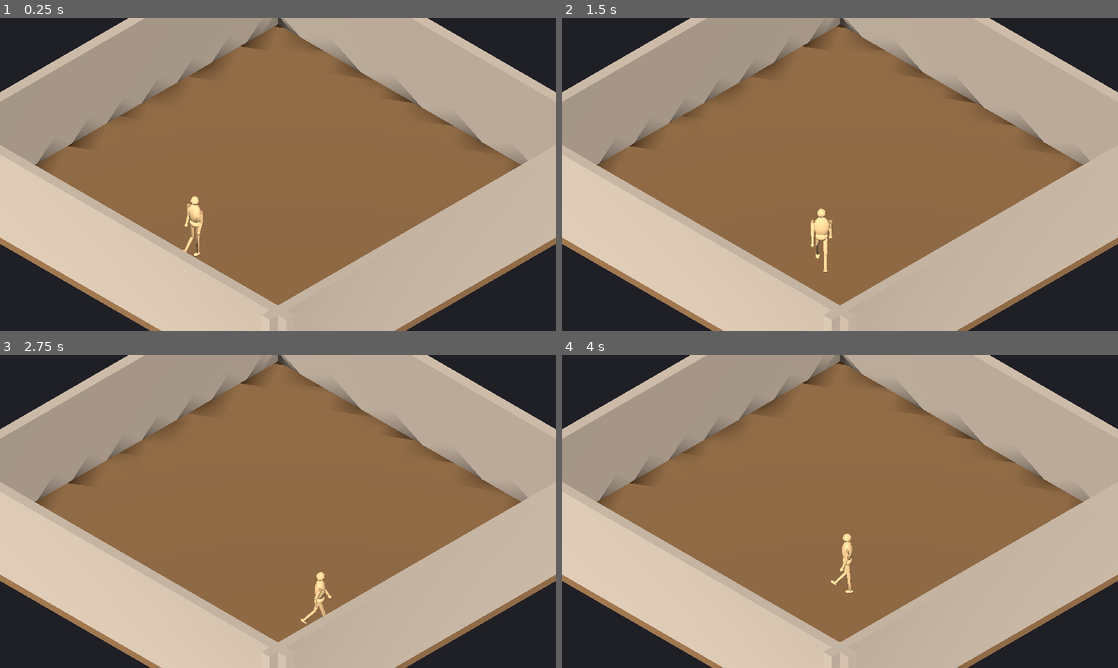
Above: before the commit, frames 1-4 (two rows, left to right).
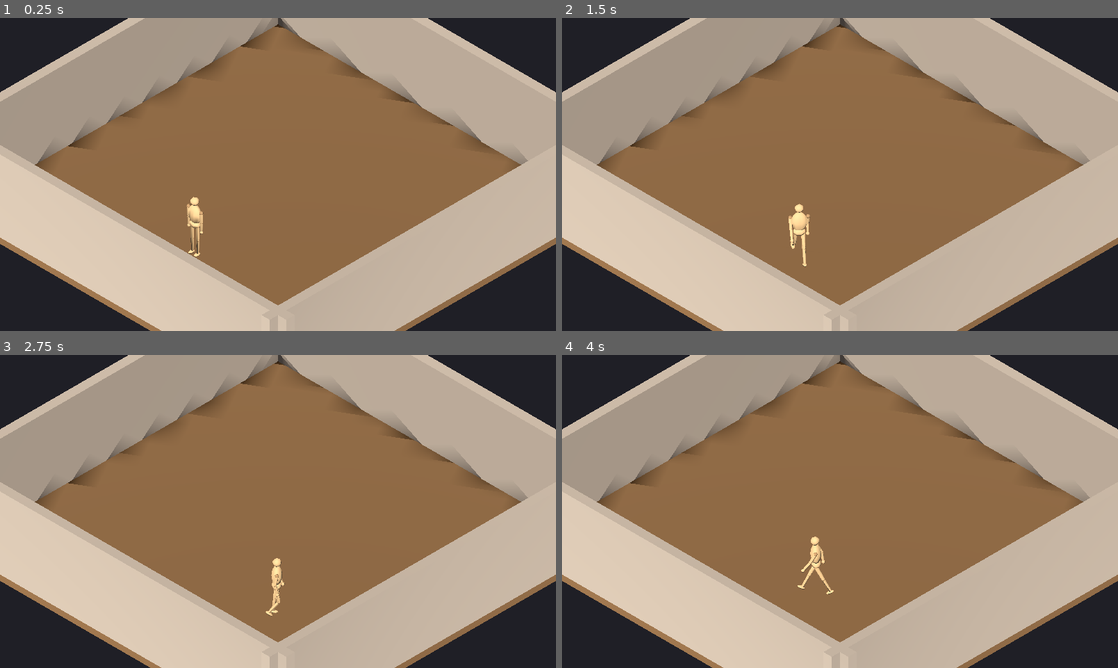
Above: after the commit, the same moments.

Repository: hieubqdsm/crime-in-clock-tower
Game: Godot game, scene res://scenes/main/Main.tscn
Same seed, same stepped clock (60 frames per second), same inputs: the game is played once before the commit and once after it.
Inputs:
- Up to frame 1 (0.25 s): no input
- Up to frame 2 (1.5 s): tap Enter at 0.5 s; hold D (move_right) 0.53-1.28 s; hold S (move_down) from 1.28 s (still down)
- Up to frame 3 (2.75 s): release S (move_down) at 2.03 s; hold D (move_right) from 2.03 s (still down)
- Up to frame 4 (4 s): release D (move_right) at 2.78 s; hold W (move_up) 2.78-3.53 s; hold A (move_left) from 3.53 s (still down)

The runs differ from the first frame. In frame 1, 0.1% of the frame differs, in the area x 32-37%, y 56-77%; in frame 2, 0.7%, in the area x 40-49%, y 59-82%; in frame 3, 0.5%; in frame 4, 0.6%.

Commit message:
F-001 polish: fix forward-folding R knee, smoothstep joints, Idle clip + AnimationTree crossfades, smooth turns — headless 10/10, web verified

Diff:
--- a/project.godot
+++ b/project.godot
@@ -1,5 +1,10 @@
 ; Engine configuration file.
-; Generated/written directly by the agent (headless policy, AGENTS.md §0.2).
+; It's best edited using the editor UI and not directly,
+; since the parameters that go here are not all obvious.
+;
+; Format:
+;   [section] ; section goes between []
+;   param=value ; assign values to parameters
 
 config_version=5
 
--- a/scenes/player/Player.tscn
+++ b/scenes/player/Player.tscn
@@ -1,7 +1,8 @@
-[gd_scene load_steps=4 format=3]
+[gd_scene load_steps=5 format=3]
 
 [ext_resource type="Script" path="res://scenes/player/player.gd" id="1_player"]
 [ext_resource type="PackedScene" path="res://assets/models/mannequin.glb" id="2_mannequin"]
+[ext_resource type="Resource" path="res://scenes/player/mannequin_fsm.tres" id="3_fsm"]
 
 [sub_resource type="CapsuleShape3D" id="capsule_shape"]
 radius = 0.28
@@ -12,6 +13,10 @@
 
 [node name="Mannequin" parent="." instance=ExtResource("2_mannequin")]
 
+[node name="AnimTree" type="AnimationTree" parent="."]
+tree_root = ExtResource("3_fsm")
+anim_player = NodePath("../Mannequin/AnimationPlayer")
+
 [node name="CollisionShape3D" type="CollisionShape3D" parent="."]
 transform = Transform3D(1, 0, 0, 0, 1, 0, 0, 0, 1, 0, 0.9, 0)
 shape = SubResource("capsule_shape")
--- /dev/null
+++ b/scenes/player/mannequin_fsm.tres
@@ -0,0 +1,20 @@
+[gd_resource type="AnimationNodeStateMachine" format=3]
+
+[sub_resource type="AnimationNodeAnimation" id="AnimationNodeAnimation_ute0t"]
+animation = &"Idle"
+
+[sub_resource type="AnimationNodeAnimation" id="AnimationNodeAnimation_ngjva"]
+animation = &"Walk"
+
+[sub_resource type="AnimationNodeStateMachineTransition" id="AnimationNodeStateMachineTransition_qs458"]
+xfade_time = 0.12
+
+[sub_resource type="AnimationNodeStateMachineTransition" id="AnimationNodeStateMachineTransition_ypd4k"]
+xfade_time = 0.2
+
+[resource]
+states/Idle/node = SubResource("AnimationNodeAnimation_ute0t")
+states/Idle/position = Vector2(100, 100)
+states/Walk/node = SubResource("AnimationNodeAnimation_ngjva")
+states/Walk/position = Vector2(340, 100)
+transitions = ["Idle", "Walk", SubResource("AnimationNodeStateMachineTransition_qs458"), "Walk", "Idle", SubResource("AnimationNodeStateMachineTransition_ypd4k")]
--- a/scenes/player/player.gd
+++ b/scenes/player/player.gd
@@ -6,21 +6,33 @@
 ## floor plane: "up" on the keyboard always moves up-screen in the isometric
 ## view, whichever way the camera is aimed. The model itself faces +Z
 ## (built facing -Y in Blender; see tools/blender/make_mannequin.py).
+##
+## Animations run through an AnimationTree state machine ($AnimTree +
+## mannequin_fsm.tres): Idle <-> Walk with xfade crossfades, and the model
+## heading eases toward the movement direction (no instant snaps).
 
-## The glb clip is authored "Walk_loop"; Godot's importer strips the loop token,
-## enables looping, and registers it as "Walk".
-const WALK_ANIM := "Walk"
-## One animation cycle (1 s) covers two steps of 2 * 0.82 * sin(26°) m each,
-## per the stride math in tools/blender/make_mannequin.py.
-const METERS_PER_ANIM_CYCLE := 0.72
+## One walk cycle (1 s) covers two steps of 2 * 0.82 * sin(26°) m each
+## (= 1.44 m), per the stride math in tools/blender/make_mannequin.py —
+## keep the default in sync with the clip or the feet will slide.
+const WALK_SPEED := 1.44
+const TURN_SMOOTH := 12.0
+const IDLE_STATE := "Idle"
+const WALK_STATE := "Walk"
 
-@export var walk_speed := 2.2
+@export var walk_speed := WALK_SPEED
 
 @onready var _model: Node3D = $Mannequin
-@onready var _anim: AnimationPlayer = $Mannequin/AnimationPlayer
+@onready var _anim_tree: AnimationTree = $AnimTree
+@onready var _playback: AnimationNodeStateMachinePlayback = _anim_tree["parameters/playback"]
 
+var _heading := 0.0
 var _was_moving := false
 var _web_frame := 0
+
+
+func _ready() -> void:
+	_playback.start(IDLE_STATE)
+	_anim_tree.active = true
 
 
 func _physics_process(delta: float) -> void:
@@ -35,20 +47,10 @@
 	velocity.z = dir.z * walk_speed
 	move_and_slide()
 
-	_update_visuals(dir)
+	_update_visuals(dir, delta)
 	_web_frame += 1
 	if _web_frame % 10 == 0:
 		_push_web_state()
-
-
-func _push_web_state() -> void:
-	## Test telemetry for the browser build (web + Playwright smoke test).
-	## No-op outside the web platform; see docs/features/F-001.md.
-	if not OS.has_feature("web"):
-		return
-	JavaScriptBridge.eval("window.gameState={px:%.3f,py:%.3f,pz:%.3f,vx:%.3f,vz:%.3f,moving:%s,anim:%s}"
-		% [global_position.x, global_position.y, global_position.z,
-			velocity.x, velocity.z, str(_was_moving), JSON.stringify(_anim.current_animation)])
 
 
 func _floor_direction(input: Vector2) -> Vector3:
@@ -66,15 +68,26 @@
 	return dir.normalized() if dir.length_squared() > 0.0001 else Vector3.ZERO
 
 
-func _update_visuals(dir: Vector3) -> void:
+func _update_visuals(dir: Vector3, delta: float) -> void:
 	var moving := dir != Vector3.ZERO
 	if moving:
-		_model.rotation.y = atan2(dir.x, dir.z)
-		if not _was_moving:
-			_anim.play(WALK_ANIM)
-		_anim.speed_scale = walk_speed / METERS_PER_ANIM_CYCLE
-	elif _was_moving:
-		# Return to the rest pose (frame 0 of the walk is a standing pose).
-		_anim.seek(0.0, true)
-		_anim.stop()
+		# Exponential ease toward the movement heading — smooth 8-way turns.
+		_heading = lerp_angle(_heading, atan2(dir.x, dir.z),
+			1.0 - exp(-TURN_SMOOTH * delta))
+		_model.rotation.y = _heading
+		if _playback.get_current_node() != WALK_STATE:
+			_playback.travel(WALK_STATE)
+	elif _playback.get_current_node() != IDLE_STATE:
+		_playback.travel(IDLE_STATE)
 	_was_moving = moving
+
+
+func _push_web_state() -> void:
+	## Test telemetry for the browser build (web + Playwright smoke test).
+	## No-op outside the web platform; see docs/features/F-001.md.
+	if not OS.has_feature("web"):
+		return
+	JavaScriptBridge.eval("window.gameState={px:%.3f,py:%.3f,pz:%.3f,vx:%.3f,vz:%.3f,moving:%s,anim:%s}"
+		% [global_position.x, global_position.y, global_position.z,
+			velocity.x, velocity.z, str(_was_moving),
+			JSON.stringify(_playback.get_current_node())])
--- a/tests/test_movement.gd
+++ b/tests/test_movement.gd
@@ -9,7 +9,12 @@
 var _main: Node3D
 var _player: CharacterBody3D
 var _model: Node3D
-var _anim: AnimationPlayer
+var _anim_tree: AnimationTree
+var _playback: AnimationNodeStateMachinePlayback
+
+
+func _tree_state() -> String:
+	return _playback.get_current_node()
 
 
 func _ready() -> void:
@@ -29,10 +34,12 @@
 	if _player == null:
 		return
 	_model = _player.get_node("Mannequin")
-	_anim = _model.get_node("AnimationPlayer")
+	_anim_tree = _player.get_node("AnimTree")
+	_playback = _anim_tree["parameters/playback"]
 
 	_check(absf(_player.global_position.y) < 0.1,
 		"player settles on the floor (y=%.2f)" % _player.global_position.y)
+	_check(_tree_state() == "Idle", "starts in the Idle state (%s)" % _tree_state())
 
 	# move_up must be camera-relative: the iso camera looks from (+x,+z) at the
 	# origin, so up-screen is the (-x,-z) diagonal.
@@ -42,19 +49,18 @@
 		await get_tree().physics_frame
 	Input.action_release("move_up")
 	var d := _player.global_position - start
-	_check(d.x < -0.5 and d.z < -0.5,
+	_check(d.x < -0.3 and d.z < -0.3,
 		"move_up moves up-screen (dx=%.2f dz=%.2f)" % [d.x, d.z])
-	_check(d.length() > 1.0 and d.length() < 3.4,
-		"~walk speed for 1 s (moved %.2f m, expect ~2.2)" % d.length())
+	_check(d.length() > 0.7 and d.length() < 2.1,
+		"~walk speed for 1 s (moved %.2f m, expect ~1.44)" % d.length())
 
 	var want_rot := atan2(-0.7071, -0.7071)
 	_check(_angle_diff(_model.rotation.y, want_rot) < 0.15,
 		"model faces its movement direction (rot=%.2f want=%.2f)" % [_model.rotation.y, want_rot])
-	_check(_anim.is_playing() and _anim.current_animation == "Walk",
-		"Walk plays while moving")
-	for i in 10:
+	_check(_tree_state() == "Walk", "Walk state while moving (%s)" % _tree_state())
+	for i in 20:
 		await get_tree().physics_frame
-	_check(not _anim.is_playing(), "animation stops when idle")
+	_check(_tree_state() == "Idle", "crossfades back to Idle when stopped (%s)" % _tree_state())
 	_check(_player.velocity.length() < 0.05,
 		"velocity is zero when idle (%.2f)" % _player.velocity.length())
 
--- /dev/null
+++ b/tools/make_anim_fsm.gd
@@ -0,0 +1,28 @@
+extends SceneTree
+
+## One-off: build the mannequin AnimationTree state machine resource.
+## godot --headless --path . -s res://tools/make_anim_fsm.gd
+## Output: res://scenes/player/mannequin_fsm.tres (committed, human-editable).
+
+func _init() -> void:
+	var sm := AnimationNodeStateMachine.new()
+
+	var idle := AnimationNodeAnimation.new()
+	idle.animation = &"Idle"
+	sm.add_node("Idle", idle, Vector2(100, 100))
+
+	var walk := AnimationNodeAnimation.new()
+	walk.animation = &"Walk"
+	sm.add_node("Walk", walk, Vector2(340, 100))
+
+	var to_walk := AnimationNodeStateMachineTransition.new()
+	to_walk.xfade_time = 0.12
+	sm.add_transition("Idle", "Walk", to_walk)
+
+	var to_idle := AnimationNodeStateMachineTransition.new()
+	to_idle.xfade_time = 0.2
+	sm.add_transition("Walk", "Idle", to_idle)
+
+	var err := ResourceSaver.save(sm, "res://scenes/player/mannequin_fsm.tres")
+	print("[fsm] saved err=%s path=res://scenes/player/mannequin_fsm.tres" % err)
+	quit(0)
Binary file changed: assets/models/mannequin.glb
Binary file added: docs/evidence/f001-web-smoke-idle-v2.png
Binary file added: docs/evidence/f001-web-smoke-walk-v2.png
Not shown, added: docs/evidence/f001-web-smoke.png.import
Not shown, added: tools/make_anim_fsm.gd.uid
Not shown, changed: docs/SESSION.md
Not shown, changed: docs/features/F-001.md
Not shown, changed: tools/blender/make_mannequin.py
